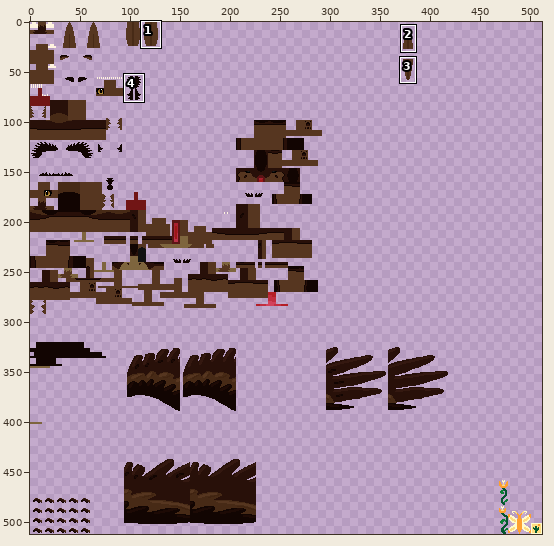
Sprite sheet -- src/test/resources/Monimo01_newborn.png. The first picture is a wide view before the edit; the outline marks the close-up.
Close-up. Before the commit:
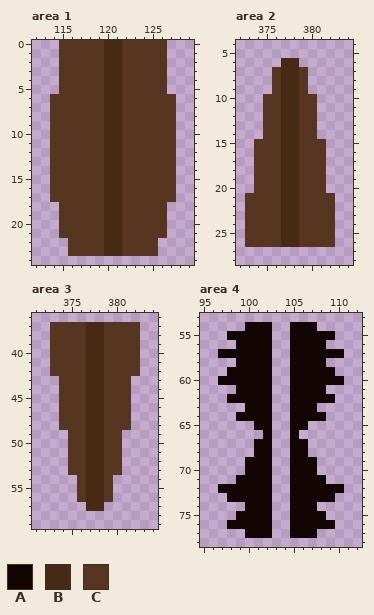
The file is 512x512 pixels. Pixels under 10% opacity are left out. Colours within 5 levels of each other are drawn and written as one. Shown: area 1: x 112..129, y 0..24; area 2: x 372..384, y 4..28; area 3: x 371..384, y 36..59; area 4: x 95..112, y 53..78. The commit also changed other parts of the picture, which this record leaves out.
Palette (. is transparent): A #120502  B #472a16  C #563620
Pixels before, area 1, first column x 114:
 0 .CCCCCBBCCCCC.
 1 .CCCCCBBCCCCC.
 2 .CCCCCBBCCCCC.
 3 .CCCCCBBCCCCC.
 4 .CCCCCBBCCCCC.
 5 .CCCCCBBCCCCC.
 6 CCCCCCBBCCCCCC
 7 CCCCCCBBCCCCCC
 8 CCCCCCBBCCCCCC
 9 CCCCCCBBCCCCCC
10 CCCCCCBBCCCCCC
11 CCCCCCBBCCCCCC
12 CCCCCCBBCCCCCC
13 CCCCCCBBCCCCCC
14 CCCCCCBBCCCCCC
15 CCCCCCBBCCCCCC
16 CCCCCCBBCCCCCC
17 CCCCCCBBCCCCCC
18 .CCCCCBBCCCCC.
19 .CCCCCBBCCCCC.
20 .CCCCCBBCCCCC.
21 .CCCCCBBCCCCC.
22 ..CCCCBBCCCC..
23 ..CCCCBBCCCC..
Pixels before, area 2, first column x 373:
 6 ....BB....
 7 ...CBBC...
 8 ...CBBC...
 9 ...CBBC...
10 ..CCBBCC..
11 ..CCBBCC..
12 ..CCBBCC..
13 ..CCBBCC..
14 ..CCBBCC..
15 .CCCBBCCC.
16 .CCCBBCCC.
17 .CCCBBCCC.
18 .CCCBBCCC.
19 .CCCBBCCC.
20 .CCCBBCCC.
21 CCCCBBCCCC
22 CCCCBBCCCC
23 CCCCBBCCCC
24 CCCCBBCCCC
25 CCCCBBCCCC
26 CCCCBBCCCC
Pixels before, area 3, first column x 373:
37 CCCCBBCCCC
38 CCCCBBCCCC
39 CCCCBBCCCC
40 CCCCBBCCCC
41 CCCCBBCCCC
42 CCCCBBCCCC
43 .CCCBBCCC.
44 .CCCBBCCC.
45 .CCCBBCCC.
46 .CCCBBCCC.
47 .CCCBBCCC.
48 .CCCBBCCC.
49 ..CCBBCC..
50 ..CCBBCC..
51 ..CCBBCC..
52 ..CCBBCC..
53 ..CCBBCC..
54 ...CBBC...
55 ...CBBC...
56 ...CBBC...
57 ....BB....
Pixels before, area 4, first column x 97:
54 ...AAA..AAA...
55 .AAAAA..AAAAA.
56 ..AAAA..AAAA..
57 AAAAAA..AAAAAA
58 ..AAAA..AAAA..
59 .AAAAA..AAAAA.
60 AAAAAA..AAAAAA
61 ..AAAA..AAAA..
62 .AAAAA..AAAAA.
63 ...AAA..AAA...
64 ..AAAA..AAAA..
65 ....AA..AA....
66 .....A..A.....
67 ....AA..AA....
68 ....AA..AA....
69 ...AAA..AAA...
70 ...AAA..AAA...
71 ..AAAA..AAAA..
72 AAAAAA..AAAAAA
73 .AAAAA..AAAAA.
74 ...AAA..AAA...
75 ..AAAA..AAAA..
76 .AAAAA..AAAAA.
77 ...AAA..AAA...
After the commit:
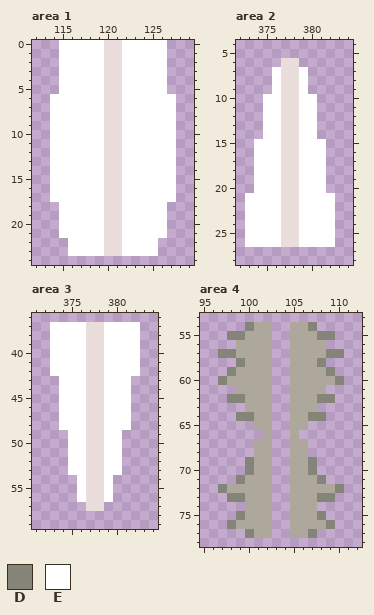
Colours new in this view: D #858478  E #ffffff
Change:
colour A: #120502 -> #ada79c
colour B: #472a16 -> #e9dedb
Changed rows in their new state; - is a pixel that keeps its letter.
Area 1:
first column x 114:
 0 -EEEEE--EEEEE-
 1 -EEEEE--EEEEE-
 2 -EEEEE--EEEEE-
 3 -EEEEE--EEEEE-
 4 -EEEEE--EEEEE-
 5 -EEEEE--EEEEE-
 6 EEEEEE--EEEEEE
 7 EEEEEE--EEEEEE
 8 EEEEEE--EEEEEE
 9 EEEEEE--EEEEEE
10 EEEEEE--EEEEEE
11 EEEEEE--EEEEEE
12 EEEEEE--EEEEEE
13 EEEEEE--EEEEEE
14 EEEEEE--EEEEEE
15 EEEEEE--EEEEEE
16 EEEEEE--EEEEEE
17 EEEEEE--EEEEEE
18 -EEEEE--EEEEE-
19 -EEEEE--EEEEE-
20 -EEEEE--EEEEE-
21 -EEEEE--EEEEE-
22 --EEEE--EEEE--
23 --EEEE--EEEE--
Area 2:
first column x 373:
 7 ---E--E---
 8 ---E--E---
 9 ---E--E---
10 --EE--EE--
11 --EE--EE--
12 --EE--EE--
13 --EE--EE--
14 --EE--EE--
15 -EEE--EEE-
16 -EEE--EEE-
17 -EEE--EEE-
18 -EEE--EEE-
19 -EEE--EEE-
20 -EEE--EEE-
21 EEEE--EEEE
22 EEEE--EEEE
23 EEEE--EEEE
24 EEEE--EEEE
25 EEEE--EEEE
26 EEEE--EEEE
Area 3:
first column x 373:
37 EEEE--EEEE
38 EEEE--EEEE
39 EEEE--EEEE
40 EEEE--EEEE
41 EEEE--EEEE
42 EEEE--EEEE
43 -EEE--EEE-
44 -EEE--EEE-
45 -EEE--EEE-
46 -EEE--EEE-
47 -EEE--EEE-
48 -EEE--EEE-
49 --EE--EE--
50 --EE--EE--
51 --EE--EE--
52 --EE--EE--
53 --EE--EE--
54 ---E--E---
55 ---E--E---
56 ---E--E---
Area 4:
first column x 97:
54 ---D------D---
55 -DD--------DD-
57 DD----------DD
58 --D--------D--
59 -D----------D-
60 D------------D
62 -DD--------DD-
64 --DD------DD--
first column x 97:
69 ---D------D---
70 ---D------D---
71 --D--------D--
72 D------------D
73 -DD--------DD-
75 --D--------D--
76 -D----------D-
77 ---D------D---
Where, in picture pixels (left, top, right, bottom), the same in both close-ups:
changed: (50, 40, 176, 256)
changed: (245, 58, 335, 247)
changed: (50, 322, 140, 511)
changed: (218, 322, 344, 538)
